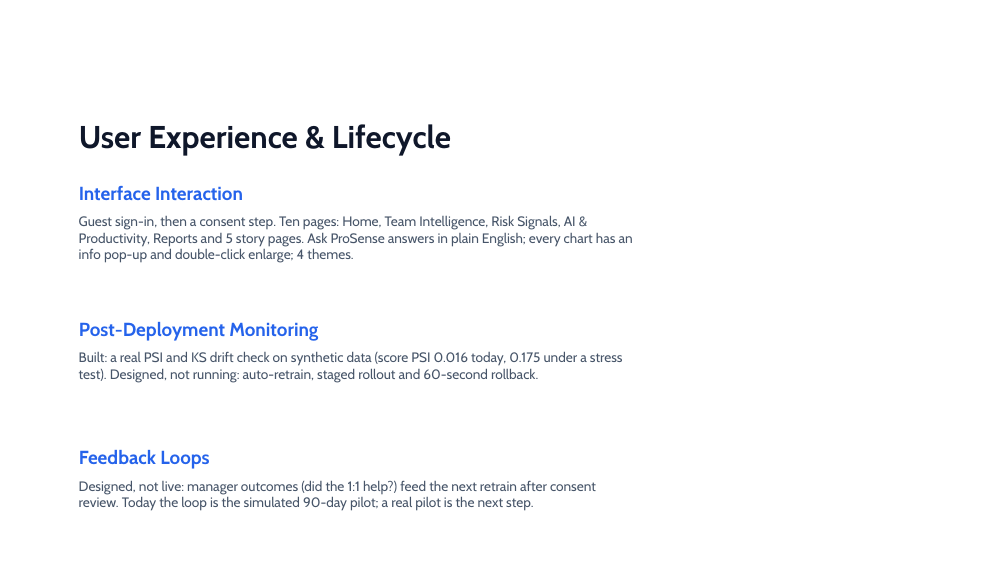
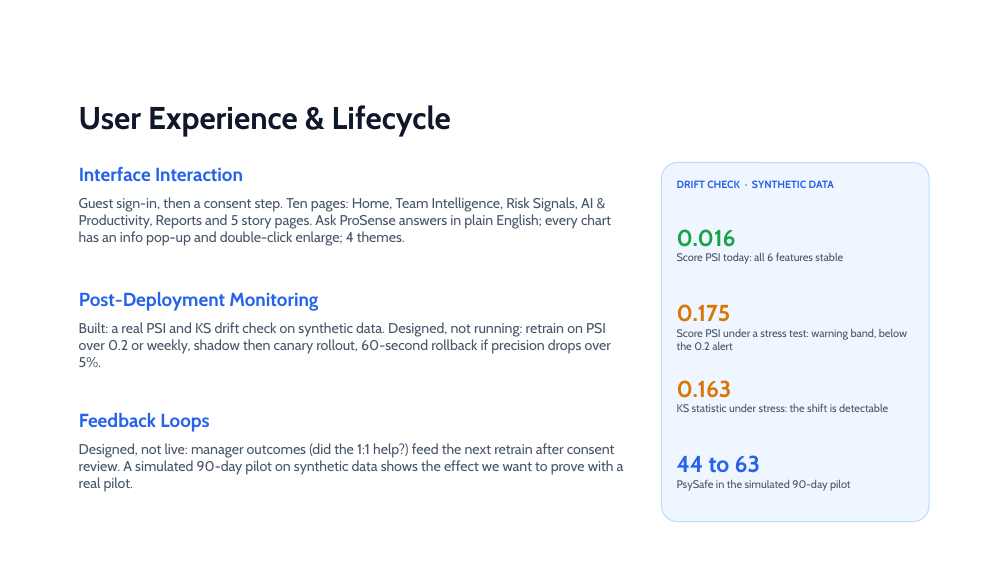
Before and after one commit to deepkantmba-collab/prosense-dashboard, a slide deck: slide 11 of deck/ProSense_AI_Capstone_Deck.pptx (slide 10 before the commit). Drawn at 1008x567 pixels with LibreOffice and Linux fonts; fonts in the diff are those of the drawing. Boxes give left, top, right and bottom in pixels: in the first picture for what was removed or moved away, otherwise in the second. Text is boxed around its words. In the diff, an @@ line names an element or a change of style, - is before the commit and + after.

```diff
--- a/deck/ProSense_AI_Capstone_Deck.pptx
+++ b/deck/ProSense_AI_Capstone_Deck.pptx
@@ text "User Experience & Lifecycle": place and size @@
-text "User Experience & Lifecycle" at (79,124,451,155)
+text "User Experience & Lifecycle" at (79,105,451,136)
@@ text "Interface Interaction": place and size @@
-text "Interface Interaction" at (79,186,243,201)
+text "Interface Interaction" at (79,167,243,182)
@@ rounded rectangle added at (662,163,929,522), fill #EFF6FF, outline #BFDBFE 1 pt @@
@@ text "Guest sign-in, then a consent ...": place and size @@
-text "Guest sign-in, then a consent ..." at (79,215,633,263)
+text "Guest sign-in, then a consent ..." at (79,197,611,246)
@@ text "Guest sign-in, then a consent ..." at (79,197,611,246): size 13 to 13.5 pt @@
@@ text added at (677,180,834,188), 10 pt, text #2563EB, bold @@
+DRIFT CHECK · SYNTHETIC DATA
@@ text added at (677,229,843,264), 10.5 pt, text #475569 @@
+0.016
+Score PSI today: all 6 features stable
@@ text "Post-Deployment Monitoring": place and size @@
-text "Post-Deployment Monitoring" at (79,322,318,341)
+text "Post-Deployment Monitoring" at (79,292,318,311)
@@ text at (79,322,611,367): text changed; size 13 to 13.5 pt @@
-Built: a real PSI and KS drift check on synthetic data (score PSI 0.016 today, 0.175 under a stress test). Designed, not running: auto-retrain, staged rollout and 60-second rollback.
+Built: a real PSI and KS drift check on synthetic data. Designed, not running: retrain on PSI over 0.2 or weekly, shadow then canary rollout, 60-second rollback if precision drops over 5%.
@@ text added at (677,304,907,350), 10.5 pt, text #475569 @@
+0.175
+Score PSI under a stress test: warning band, below the 0.2 alert
@@ text added at (677,380,888,412), 10.5 pt, text #475569 @@
+0.163
+KS statistic under stress: the shift is detectable
@@ text "Feedback Loops": place and size @@
-text "Feedback Loops" at (79,450,209,469)
+text "Feedback Loops" at (79,413,209,432)
@@ text at (79,443,624,491): text changed; size 13 to 13.5 pt @@
-Designed, not live: manager outcomes (did the 1:1 help?) feed the next retrain after consent review. Today the loop is the simulated 90-day pilot; a real pilot is the next step.
+Designed, not live: manager outcomes (did the 1:1 help?) feed the next retrain after consent review. A simulated 90-day pilot on synthetic data shows the effect we want to prove with a real pilot.
@@ text added at (677,455,851,491), 10.5 pt, text #475569 @@
+44 to 63
+PsySafe in the simulated 90-day pilot
```
Also in this commit, not shown: 11 other slides changed, 4 slides added.
